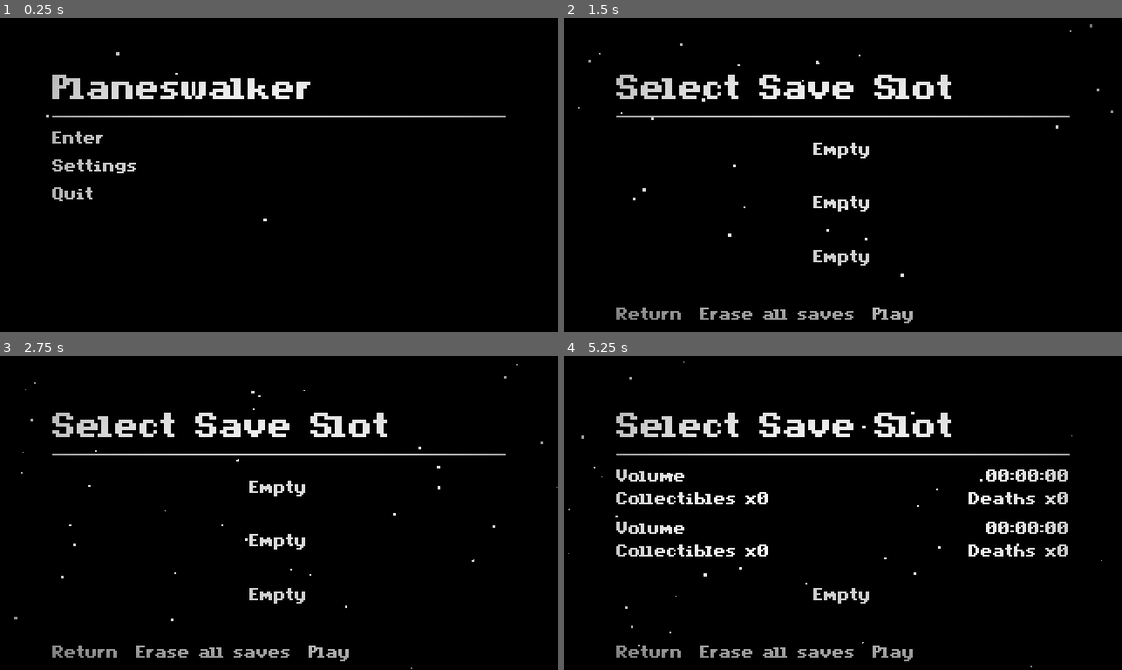
Above: before the commit, frames 1-4 (two rows, left to right).
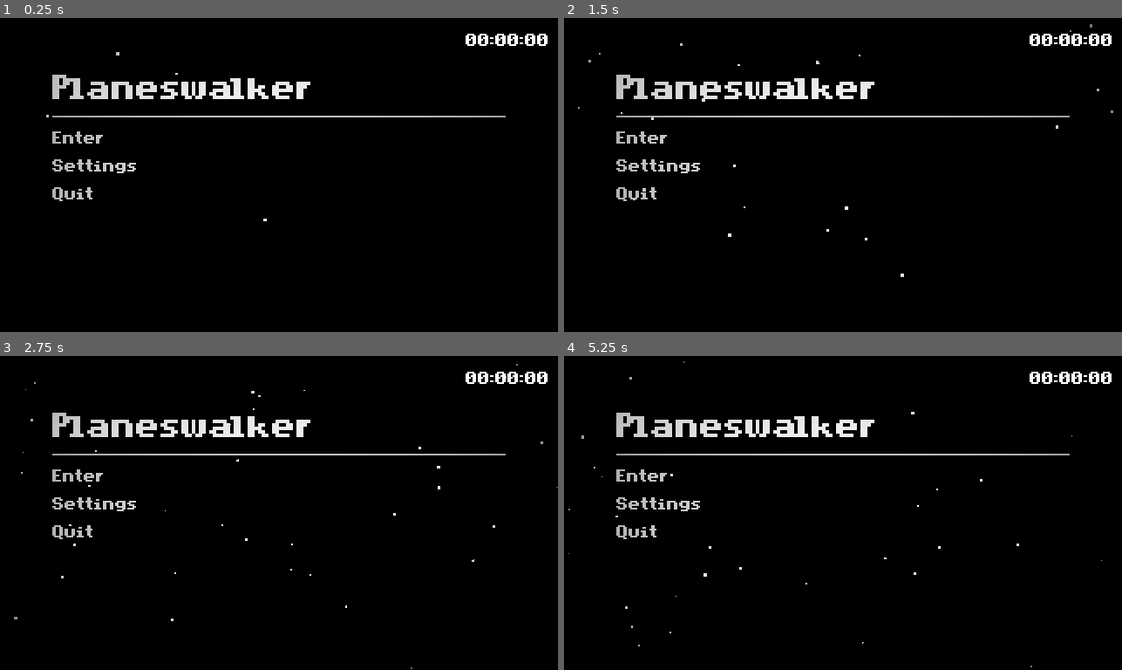
Above: after the commit, the same moments.

Repository: PromisedRain/Planeswalker
Game: Godot game, scene res://src/scenes/main.tscn
Same seed, same stepped clock (60 frames per second), same inputs: the game is played once before the commit and once after it.
Inputs (mouse positions are in pixels of both pictures, inside the frame that each line leads up to):
- Up to frame 1 (0.25 s): no input
- Up to frame 2 (1.5 s): click "Enter" at 0.5 s; click (893, 313) at 1.25 s, where only the run before the commit has a clickable "Play"
- Up to frame 3 (2.75 s): click (329, 651) at 2 s, where only the run before the commit has a clickable "Play"
- Up to frame 4 (5.25 s): click (642, 475) at 2.75 s, where only the run after the commit has a clickable "Enter"; click (843, 484) at 3.52 s; click (647, 651) at 4.25 s, where only the run before the commit has a clickable "Return"; click (843, 538) at 5 s, where only the run before the commit has a clickable "Empty"

The runs differ from the first frame. In frame 1, 0.3% of the frame differs, in the area x 83-99%, y 5-9%; in frame 2, 4.1%; in frame 3, 4.1%; in frame 4, 6.0%, in the area x 9-99%, y 5-98%.

Commit message:
did some slight refactoring?

Diff:
--- a/project.godot
+++ b/project.godot
@@ -44,7 +44,6 @@
 folder_colors={
 "res://src/addons/": "gray",
 "res://src/builds/": "gray",
-"res://src/common/": "gray",
 "res://src/components/": "red",
 "res://src/gui/": "green",
 "res://src/lib/": "pink",
--- a/src/components/autoTilerComponent.tscn
+++ b/src/components/autoTilerComponent.tscn
@@ -1,6 +1,6 @@
 [gd_scene load_steps=3 format=3 uid="uid://c0rxy4tyuojl1"]
 
-[ext_resource type="TileSet" uid="uid://bbcmpk4khaahx" path="res://src/resources/tilesets/allTilesets.tres" id="1_c3ncq"]
+[ext_resource type="TileSet" uid="uid://bbcmpk4khaahx" path="res://src/resources/tilesets/tileSolids.tres" id="1_c3ncq"]
 [ext_resource type="Script" path="res://src/components/autoTilerComponent.gd" id="1_gdxl2"]
 
 [node name="AutoTilerComponent" type="TileMapLayer" groups=["autoTiler"]]
--- a/src/components/collectableComponent.gd
+++ b/src/components/collectableComponent.gd
@@ -104,8 +104,8 @@
 		if finishedRunning:
 			parent.queue_free()
 		else:
-			await finishedRunning == true
-			parent.queue_free()
+			pass
+			#parent.queue_free()
 	else:
 		var animNameCollect: String = get_anim_name("anim_collect")
 
--- a/src/gui/pauseMenu/pauseMenu.gd
+++ b/src/gui/pauseMenu/pauseMenu.gd
@@ -1,8 +1,9 @@
 extends CanvasLayer
 
+@export var ZIndexLayer: LayerManager.Layers
 
 func _ready() -> void:
-	pass
+	LayerManager.set_canvas_layer(self, ZIndexLayer)
 
 
 
--- /dev/null
+++ b/src/gui/slotTimer/slotTimer.gd
@@ -0,0 +1,11 @@
+extends CanvasLayer
+
+@export var ZIndexLayer: LayerManager.Layers
+
+func _ready() -> void:
+	LayerManager.set_canvas_layer(self, ZIndexLayer)
+
+	load_initial_slot_time()
+
+func load_initial_slot_time() -> void:
+	pass
--- /dev/null
+++ b/src/gui/slotTimer/slotTimer.tscn
@@ -0,0 +1,42 @@
+[gd_scene load_steps=3 format=3 uid="uid://b2gocl85mps0y"]
+
+[ext_resource type="Script" path="res://src/gui/slotTimer/slotTimer.gd" id="1_ck5db"]
+[ext_resource type="Theme" uid="uid://bbvixcv2opc1q" path="res://src/resources/themes/mainMenuButtonLabelTheme.tres" id="1_xvib6"]
+
+[node name="SlotTimer" type="CanvasLayer"]
+script = ExtResource("1_ck5db")
+
+[node name="Control" type="Control" parent="."]
+layout_mode = 3
+anchors_preset = 15
+anchor_right = 1.0
+anchor_bottom = 1.0
+grow_horizontal = 2
+grow_vertical = 2
+mouse_filter = 2
+
+[node name="MarginContainer" type="MarginContainer" parent="Control"]
+layout_mode = 1
+anchors_preset = 15
+anchor_right = 1.0
+anchor_bottom = 1.0
+grow_horizontal = 2
+grow_vertical = 2
+theme_override_constants/margin_left = 5
+theme_override_constants/margin_top = 5
+theme_override_constants/margin_right = 5
+theme_override_constants/margin_bottom = 5
+
+[node name="Control" type="Control" parent="Control/MarginContainer"]
+layout_mode = 2
+
+[node name="SlotTimerLabel" type="Label" parent="Control/MarginContainer/Control"]
+layout_mode = 1
+anchors_preset = 1
+anchor_left = 1.0
+anchor_right = 1.0
+offset_left = -40.0
+offset_bottom = 23.0
+grow_horizontal = 0
+theme = ExtResource("1_xvib6")
+text = "00:00:00"
--- a/src/components/roomComponent.gd
+++ b/src/lib/room.gd
@@ -1,4 +1,4 @@
-class_name RoomComponent
+class_name Room
 extends Node2D
 
 @onready var doors: Node2D = $Doors
@@ -25,8 +25,7 @@
 var roomHeight: int
 var roomCenter: int
 
-signal enteredRoom(room: RoomComponent)
-
+signal enteredRoom(room: Room)
 
 func _ready() -> void:
 	#var fileName = get_name()
@@ -40,7 +39,7 @@
 	print(roomWidth)
 	print(roomHeight)
 	print("room CENTERRR: %s" % roomCenter)
-	#print("[roomComponent] Room bounds: (%d, %d, %d, %d)" % [minXFull, minYFull, maxXFull, maxYFull])
+	#print("[Room] Room bounds: (%d, %d, %d, %d)" % [minXFull, minYFull, maxXFull, maxYFull])
 
 func room_entered() -> void:
 	pass
--- a/src/components/volumeComponent.gd
+++ b/src/lib/volume.gd
@@ -1,7 +1,7 @@
-class_name VolumeComponent
+class_name Volume
 extends Node2D
 
-@onready var roomsContainer: Node2D = $Rooms
+@onready var rooms: Node2D = $Rooms
 @onready var objects: Node2D = $Objects
 @onready var worldEnvironment: WorldEnvironment = $WorldEnvironment
 @onready var canvasModulate: CanvasModulate = $CanvasModulate
@@ -11,10 +11,10 @@
 @export var volumeSpawn: Marker2D
 @export var spawnOnDefault: bool
 
-var currentRoom: RoomComponent
+var currentRoom: Room
 var currentCamera: Camera2D
 var currentPlayer: Player
-var rooms
+#var rooms
 
 func _ready() -> void:
 
@@ -34,12 +34,12 @@
 		print("[volume] No saved room found, loading default")
 		var defaultFirstRoom: String = get_first_room()
 
-		if !LevelManager.load_room(defaultFirstRoom, roomsContainer):
+		if !LevelManager.load_room(defaultFirstRoom, rooms):
 			print("[volume] Failed to load default room: %s" % defaultFirstRoom)
 		return
 
 	#print("[volume] Loading saved room")
-	if !LevelManager.load_room(roomName, roomsContainer):
+	if !LevelManager.load_room(roomName, rooms):
 		print("[volume] Failed to load saved room: %s" % roomName)
 
 func update_current_volume() -> void:
@@ -64,7 +64,7 @@
 	else:
 		print("[volume] Current volume ID is not higher than saved, no update required")
 
-func update_current_room(inputRoom: RoomComponent) -> void:
+func update_current_room(inputRoom: Room) -> void:
 	print("[volume] Updating current room")
 
 	currentRoom = inputRoom
@@ -93,13 +93,13 @@
 	player.global_position = LevelManager.currentSpawn.round() + Vector2.UP
 
 func free_all_rooms() -> void:
-	for room: RoomComponent in roomsContainer.get_children():
+	for room in rooms.get_children():
 		room.queue_free()
 
 func reload_room() -> void:
 	var roomPath: String = str(LevelManager.currentRoomPath)
-	var roomInstance: RoomComponent = load(roomPath).instantiate()
-	var oldRoom: RoomComponent = currentRoom
+	var roomInstance: Room = load(roomPath).instantiate()
+	var oldRoom: Room = currentRoom
 
 func reload_camera() -> void:
 	var camera: Camera2D = currentCamera
@@ -112,7 +112,7 @@
 	get_important_objects()
 
 func get_important_objects() -> void:
-	for room: RoomComponent in roomsContainer.get_children():
+	for room in rooms.get_children():
 		var index: int = 0
 
 		for object: Variant in room.get_node("Objects").get_children():
--- a/src/scenes/main.gd
+++ b/src/scenes/main.gd
@@ -1,4 +1,8 @@
 extends Node
+
+####################################################################
+###                          main loop                           ###
+####################################################################
 
 @onready var window: Window = get_window()
 @onready var windowBaseSize: Vector2i = window.content_scale_size
@@ -12,7 +16,7 @@
 	ProjectSettings.set_setting("rendering/textures/canvas_textures/default_texture_filter", 0)
 
 	window.size_changed.connect(window_size_changed)
-	SignalManager.initLoadComplete.connect(init)
+	SignalManager.initialLoadComplete.connect(init)
 
 	SaveManager.init()
 
@@ -45,7 +49,7 @@
 		UiManager.open_pause_menu(true)
 
 func window_size_changed() -> void:
-	return
+	pass
 	#print("size changed")
-	var scale: Vector2i = window.size / windowBaseSize
-	window.content_scale_size = window.size / (scale.y if scale.y <= scale.x else scale.x)
+	#var scale: Vector2i = window.size / windowBaseSize
+	#window.content_scale_size = window.size / (scale.y if scale.y <= scale.x else scale.x)
--- a/src/scenes/managers/layerManager.gd
+++ b/src/scenes/managers/layerManager.gd
@@ -23,7 +23,9 @@
 	ROOM_FOREGROUND_PARTICLES_LAYER = 23, # stuff like rain, snow, etc.
 
 	VIGNETTE_LAYER = 25,
-	DEBUG_CONSOLE_LAYER = 26,
+
+	INGAME_UI_FRONT_LAYER = 26,
+	DEBUG_CONSOLE_LAYER = 27,
 
 	PAUSE_MENU_LAYER = 30,
 	MENU_LAYER = 31,
--- a/src/scenes/managers/levelManager.gd
+++ b/src/scenes/managers/levelManager.gd
@@ -8,12 +8,12 @@
 #vars
 var mainScene: Node
 
-var currentVolume: VolumeComponent
+var currentVolume: Volume
 var currentVolumePath: String
 var currentVolumeName: String
 
 var currentSpawn
-var currentRoom: RoomComponent
+var currentRoom: Room
 var currentRoomPath: String
 var currentRoomPosition: Vector2
 
--- a/src/scenes/managers/saveManager.gd
+++ b/src/scenes/managers/saveManager.gd
@@ -43,10 +43,10 @@
 
 	if passed:
 		print("[saveManager] runtime load check: %s" % passedStr)
-		SignalManager.initLoadComplete.emit(passed)
+		SignalManager.initialLoadComplete.emit(passed)
 	else:
 		print("[saveManager] runtime load check: %s" % passedStr)
-		SignalManager.initLoadComplete.emit(passed)
+		SignalManager.initialLoadComplete.emit(passed)
 
 #ensuring existence of stuff needed before choosing slots.
 func ensure_save_dir_exists() -> void:
--- a/src/scenes/managers/signalManager.gd
+++ b/src/scenes/managers/signalManager.gd
@@ -2,7 +2,7 @@
 
 # system
 @warning_ignore("unused_signal")
-signal initLoadComplete(loaded: bool)
+signal initialLoadComplete(loaded: bool)
 
 @warning_ignore("unused_signal")
 signal saving(inProgress: bool)
--- a/src/scenes/managers/uiManager.tscn
+++ b/src/scenes/managers/uiManager.tscn
@@ -7,6 +7,7 @@
 [ext_resource type="PackedScene" uid="uid://ckceh1hxaxh4x" path="res://src/gui/vignette/vignette.tscn" id="5_lnm1i"]
 [ext_resource type="PackedScene" uid="uid://b7tb75csliu12" path="res://src/gui/saveIconComponents/saveIcon1.tscn" id="5_otoeg"]
 [ext_resource type="PackedScene" uid="uid://ba7tc2g1wlo02" path="res://src/gui/pauseMenu/pauseMenu.tscn" id="6_rphhq"]
+[ext_resource type="PackedScene" uid="uid://b2gocl85mps0y" path="res://src/gui/slotTimer/slotTimer.tscn" id="8_wtweu"]
 
 [node name="UIManager" type="CanvasLayer"]
 layer = 2
@@ -23,13 +24,7 @@
 process_mode = 2
 layer = 2
 visible = false
+ZIndexLayer = 30
 
-[node name="SpeedrunTimer" type="CanvasLayer" parent="."]
-
-[node name="Control" type="Control" parent="SpeedrunTimer"]
-layout_mode = 3
-anchors_preset = 15
-anchor_right = 1.0
-anchor_bottom = 1.0
-grow_horizontal = 2
-grow_vertical = 2
+[node name="SlotTimer" parent="." instance=ExtResource("8_wtweu")]
+ZIndexLayer = 26
--- a/src/scenes/objects/player/player.gd
+++ b/src/scenes/objects/player/player.gd
@@ -307,7 +307,7 @@
 				decelerate(delta)
 
 #idle
-func st_idle_update(delta: float) -> Callable:
+func st_idle_update(delta: float) -> Callable: #this gets called every frame
 	_gravity_process(delta)
 	player_movement(delta)
 	canJump = true
@@ -330,7 +330,7 @@
 
 	return Callable()
 
-func st_enter_idle(delta: float = 0) -> void:
+func st_enter_idle(delta: float = 0) -> void: #this gets called once you change a state to idle, aka it gets called once
 	#print("IDLE")
 	canJump = true
 
@@ -339,7 +339,7 @@
 
 	refill_dashes()
 
-func st_leave_idle(delta: float = 0) -> void:
+func st_leave_idle(delta: float = 0) -> void: #this gets called before you change state, it gets called once
 	pass
 
 #move
--- a/src/scenes/objects/roomSwitcher/roomSwitcher.gd
+++ b/src/scenes/objects/roomSwitcher/roomSwitcher.gd
@@ -16,9 +16,9 @@
 var roomSwitcherType: String = "ROOMSWITCHER"
 
 var adjacentRoomSwitcher: RoomSwitcherComponent = null
-var parentRoom: RoomComponent = null
+var parentRoom: Room = null
 
-func get_adjacent_room() -> RoomComponent:
+func get_adjacent_room() -> Room:
 	if adjacentRoomSwitcher != null:
 		return
 
--- a/src/scenes/volumes/rooms/room0.tscn
+++ b/src/scenes/volumes/rooms/room0.tscn
@@ -1,10 +1,10 @@
 [gd_scene load_steps=3 format=4 uid="uid://bu3f150dlw6qp"]
 
-[ext_resource type="Script" path="res://src/components/roomComponent.gd" id="1_2u1wq"]
+[ext_resource type="Script" path="res://src/lib/room.gd" id="1_shw4c"]
 [ext_resource type="PackedScene" uid="uid://c0rxy4tyuojl1" path="res://src/components/autoTilerComponent.tscn" id="2_g1wrd"]
 
 [node name="Room0" type="Node2D"]
-script = ExtResource("1_2u1wq")
+script = ExtResource("1_shw4c")
 
 [node name="TileSolidLayer" parent="." instance=ExtResource("2_g1wrd")]
 z_index = 17
--- a/src/scenes/volumes/rooms/room1.tscn
+++ b/src/scenes/volumes/rooms/room1.tscn
@@ -1,13 +1,13 @@
 [gd_scene load_steps=6 format=4 uid="uid://hkeot3pu0jvn"]
 
-[ext_resource type="Script" path="res://src/components/roomComponent.gd" id="1_emgvt"]
+[ext_resource type="Script" path="res://src/lib/room.gd" id="1_c8bqg"]
 [ext_resource type="PackedScene" uid="uid://c0rxy4tyuojl1" path="res://src/components/autoTilerComponent.tscn" id="2_r3pxv"]
 [ext_resource type="PackedScene" uid="uid://cm0lw3nd0kw7d" path="res://src/scenes/objects/player/player.tscn" id="4_1sg1i"]
 [ext_resource type="PackedScene" uid="uid://c5evwfnm23qi3" path="res://src/scenes/objects/dashRefillOrb/dashRefillOrb.tscn" id="4_dl1vn"]
 [ext_resource type="PackedScene" uid="uid://bai5l82psdgk1" path="res://src/scenes/objects/collectableWitheredRose/collectableWitheredRose.tscn" id="4_vbrfx"]
 
 [node name="Room1" type="Node2D"]
-script = ExtResource("1_emgvt")
+script = ExtResource("1_c8bqg")
 
 [node name="TileSolidLayer" parent="." instance=ExtResource("2_r3pxv")]
 z_index = 17
--- a/src/scenes/volumes/rooms/room2.tscn
+++ b/src/scenes/volumes/rooms/room2.tscn
@@ -1,10 +1,10 @@
 [gd_scene load_steps=3 format=4 uid="uid://8t6kjxiqfujr"]
 
-[ext_resource type="Script" path="res://src/components/roomComponent.gd" id="1_4h5b3"]
+[ext_resource type="Script" path="res://src/lib/room.gd" id="1_r83ro"]
 [ext_resource type="PackedScene" uid="uid://c0rxy4tyuojl1" path="res://src/components/autoTilerComponent.tscn" id="2_ljwe0"]
 
 [node name="Room1" type="Node2D"]
-script = ExtResource("1_4h5b3")
+script = ExtResource("1_r83ro")
 
 [node name="TileSolidLayer" parent="." instance=ExtResource("2_ljwe0")]
 z_index = 17
--- a/src/scenes/volumes/volume1.tscn
+++ b/src/scenes/volumes/volume1.tscn
@@ -1,7 +1,7 @@
 [gd_scene load_steps=8 format=3 uid="uid://cvbw61cy0um5e"]
 
+[ext_resource type="Script" path="res://src/lib/volume.gd" id="1_15x16"]
 [ext_resource type="PackedScene" uid="uid://hkeot3pu0jvn" path="res://src/scenes/volumes/rooms/room1.tscn" id="1_38e1n"]
-[ext_resource type="Script" path="res://src/components/volumeComponent.gd" id="1_ddas4"]
 [ext_resource type="Script" path="res://src/lib/rooms.gd" id="2_7xnfi"]
 [ext_resource type="PackedScene" uid="uid://bu3f150dlw6qp" path="res://src/scenes/volumes/rooms/room0.tscn" id="4_nryjl"]
 [ext_resource type="PackedScene" uid="uid://8t6kjxiqfujr" path="res://src/scenes/volumes/rooms/room2.tscn" id="5_a2ch5"]
@@ -12,7 +12,7 @@
 tonemap_mode = 2
 
 [node name="Volume1" type="Node2D" node_paths=PackedStringArray("volumeSpawn")]
-script = ExtResource("1_ddas4")
+script = ExtResource("1_15x16")
 volumeGivenName = "Prologue"
 volumeID = 1
 volumeSpawn = NodePath("Spawn")
@@ -23,12 +23,15 @@
 metadata/_edit_lock_ = true
 
 [node name="Room0" parent="Rooms" instance=ExtResource("4_nryjl")]
+script = null
 
 [node name="Room1" parent="Rooms" instance=ExtResource("1_38e1n")]
 position = Vector2(320, 0)
+script = null
 
 [node name="Room2" parent="Rooms" instance=ExtResource("5_a2ch5")]
 position = Vector2(720, 0)
+script = null
 
 [node name="Objects" type="Node2D" parent="."]
 metadata/_edit_lock_ = true
--- a/src/scenes/volumes/volume2.tscn
+++ b/src/scenes/volumes/volume2.tscn
@@ -1,6 +1,6 @@
 [gd_scene load_steps=3 format=3 uid="uid://c788eax25c1bq"]
 
-[ext_resource type="Script" path="res://src/components/volumeComponent.gd" id="1_hmp1q"]
+[ext_resource type="Script" path="res://src/lib/volume.gd" id="1_hmp1q"]
 
 [sub_resource type="Environment" id="Environment_3xww6"]
 background_mode = 3
--- a/src/testing/camera stuff/placeholderCamera.gd
+++ b/src/testing/camera stuff/placeholderCamera.gd
@@ -6,7 +6,7 @@
 	#Utils.update_references()
 	print(player)
 
-func _process(delta: float) -> void:
+func _process(_delta: float) -> void:
 	if player == null:
 		player = Utils.get_player()
 
Renamed: src/resources/tilesets/allTilesets.tres -> src/resources/tilesets/tileSolids.tres
Not shown: 1 places in src/scenes/managers/uiManager.tscn that only renumber resources
Not shown, removed: src/common/.gitignore
